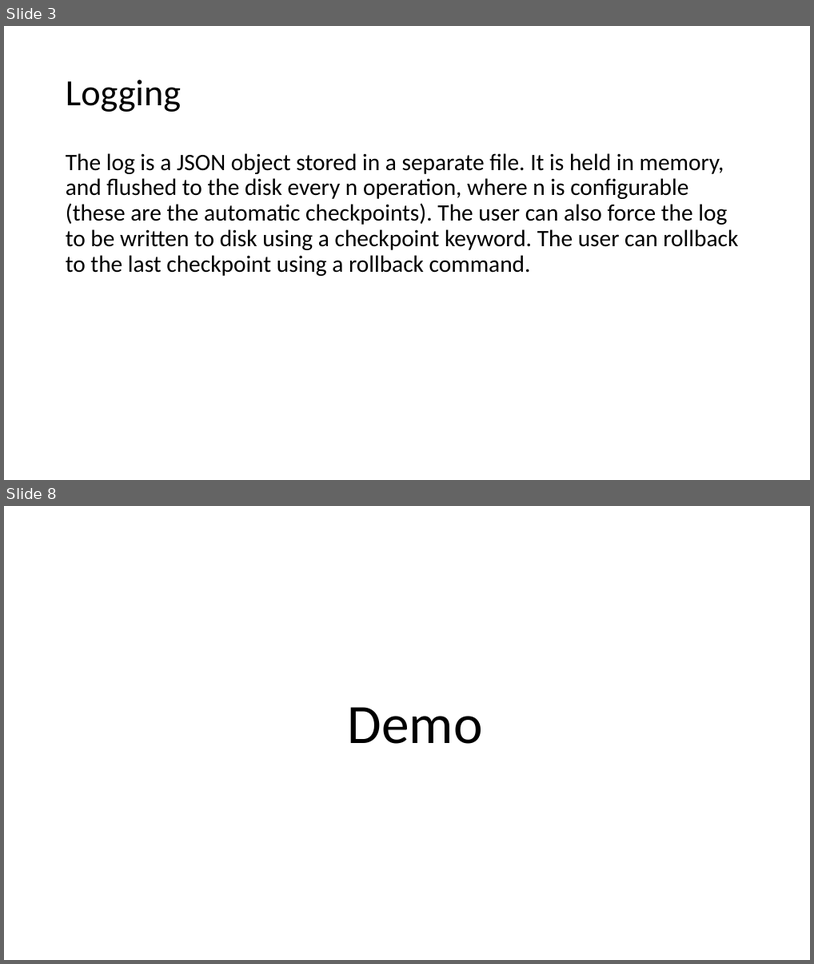
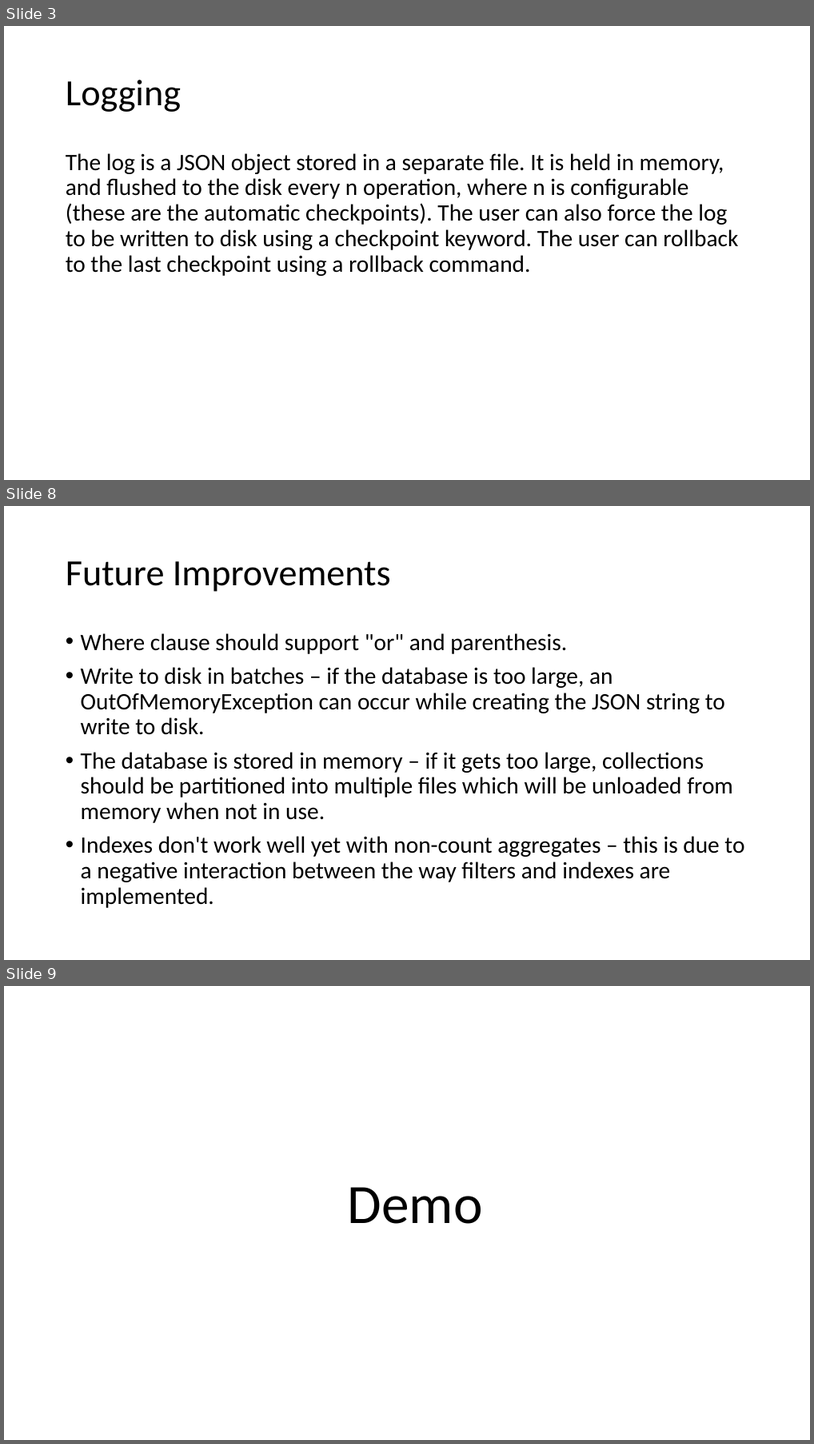
Before and after one commit to shohs/CS609Project, a slide deck: MordorDB.pptx. Shown one above the other, each under a label of ours: slides 3 and 8 before the commit, slides 3, 8 and 9 after it; the slides between them are not shown. The pictures are 814x964 and 814x1444 pixels, drawn with LibreOffice and Linux fonts; fonts in the diff are those of the drawing. Boxes give left, top, right and bottom in pixels: in the first picture for what was removed or moved away, otherwise in the second. Text is boxed around its words. In the diff, an @@ line names an element or a change of style, - is before the commit and + after.

```diff
--- a/MordorDB.pptx
+++ b/MordorDB.pptx
@@ slide 8 added at [4, 506, 810, 960], background #FFFFFF @@
@@ title added at [66, 561, 391, 592], 44 pt, text #000000 @@
+Future Improvements
@@ text added at [81, 633, 745, 908], 28 pt, text #000000 @@
+• Where clause should support "or" and parenthesis.
+• Write to disk in batches – if the database is too large, an OutOfMemoryException can occur while creating the JSON string to write to disk.
+• The database is stored in memory – if it gets too large, collections should be partitioned into multiple files which will be unloaded from memory when not in use.
+• Indexes don't work well yet with non-count aggregates – this is due to a negative interaction between the way filters and indexes are implemented.
@@ what was slide 8 is now slide 9 @@
```
Also in this commit, not shown: 4 slides changed, 1 other file.
